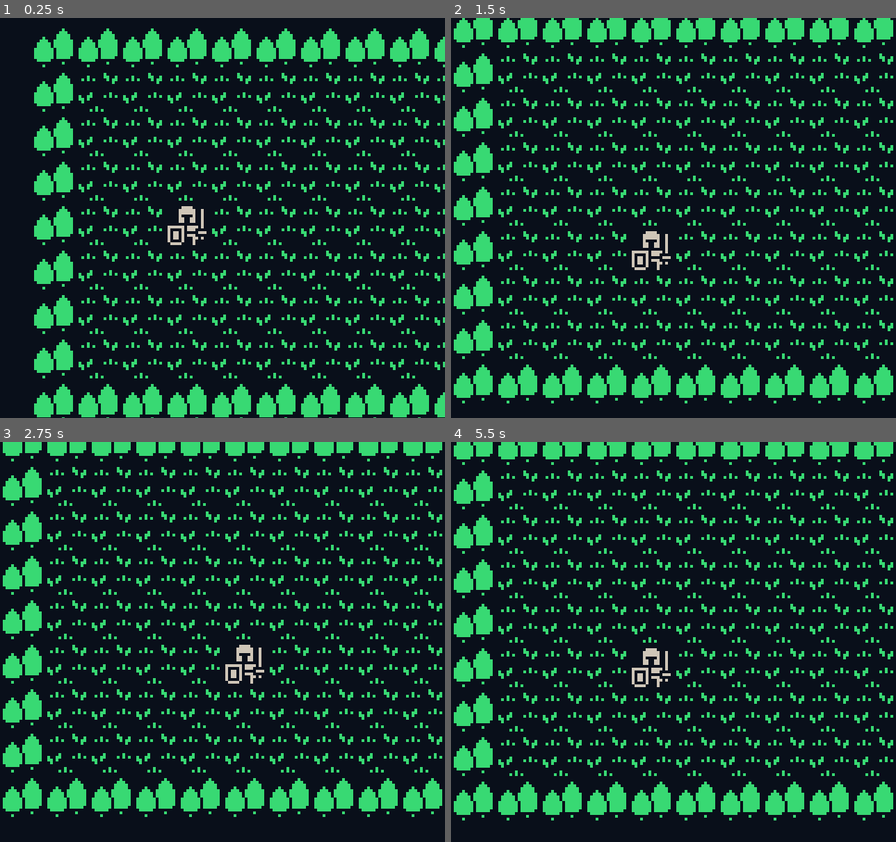
Above: before the commit, frames 1-4 (two rows, left to right).
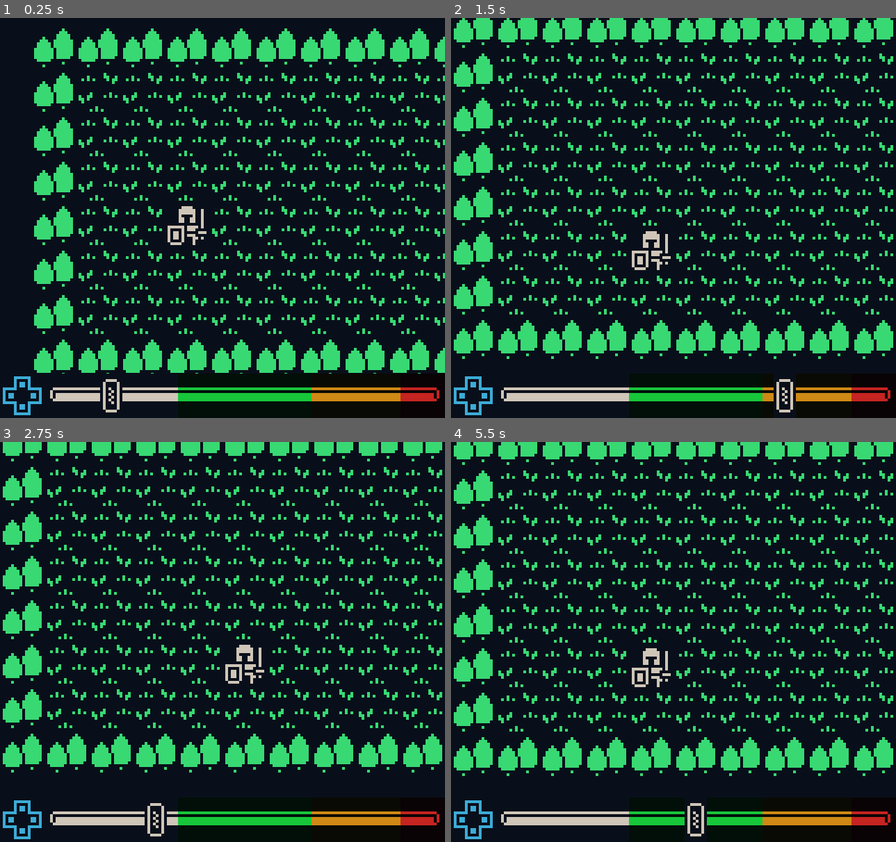
Above: after the commit, the same moments.

Repository: MCluck90/dungeon-dance-off
Game: Godot game, scene res://Main.tscn
Two runs of this game, one before a commit and one after it. Both use one fixed random seed, a clock stepped at 60 frames per second and the inputs below.
Inputs:
- Up to frame 1 (0.25 s): no input
- Up to frame 2 (1.5 s): hold Right (ui_right) 0.53-1.28 s; hold Down (ui_down) from 1.28 s (still down)
- Up to frame 3 (2.75 s): release Down (ui_down) at 2.03 s; hold Right (ui_right) from 2.03 s (still down)
- Up to frame 4 (5.5 s): release Right (ui_right) at 2.78 s; hold Up (ui_up) 2.78-3.53 s; hold Left (ui_left) 3.53-5.03 s; hold Down (ui_down) from 5.03 s (still down)

The runs differ from the first frame. In frame 1, 9.2% of the frame differs, in the area x 0-100%, y 80-100%; in frame 2, 10%; in frame 3, 11%, in the area x 0-100%, y 72-100%; in frame 4, 11%.

Commit message:
Add beat bar

Diff:
--- a/Levels/01.tscn
+++ b/Levels/01.tscn
@@ -166,29 +166,6 @@
 "shape_transform": Transform2D( 1, 0, 0, 1, 0, 0 )
 } ]
 8/z_index = 0
-9/name = "asset-pack.png 9"
-9/texture = ExtResource( 1 )
-9/tex_offset = Vector2( 0, 0 )
-9/modulate = Color( 1, 1, 1, 1 )
-9/region = Rect2( 256, 256, 48, 48 )
-9/tile_mode = 1
-9/autotile/bitmask_mode = 0
-9/autotile/bitmask_flags = [ Vector2( 0, 0 ), 256, Vector2( 0, 1 ), 260, Vector2( 0, 2 ), 4, Vector2( 1, 0 ), 320, Vector2( 1, 2 ), 5, Vector2( 2, 0 ), 64, Vector2( 2, 1 ), 65, Vector2( 2, 2 ), 1 ]
-9/autotile/icon_coordinate = Vector2( 1, 1 )
-9/autotile/tile_size = Vector2( 16, 16 )
-9/autotile/spacing = 0
-9/autotile/occluder_map = [  ]
-9/autotile/navpoly_map = [  ]
-9/autotile/priority_map = [  ]
-9/autotile/z_index_map = [  ]
-9/occluder_offset = Vector2( 0, 0 )
-9/navigation_offset = Vector2( 0, 0 )
-9/shape_offset = Vector2( 0, 0 )
-9/shape_transform = Transform2D( 1, 0, 0, 1, 0, 0 )
-9/shape_one_way = false
-9/shape_one_way_margin = 0.0
-9/shapes = [  ]
-9/z_index = 0
 
 [node name="Level01" type="Node2D"]
 
@@ -196,7 +173,7 @@
 tile_set = SubResource( 1 )
 cell_size = Vector2( 16, 16 )
 format = 1
-tile_data = PoolIntArray( 0, 4, 0, 1, 4, 0, 2, 4, 0, 3, 4, 0 …(1798 unchanged characters)…  0, 393235, 4, 0, 458752, 4, 0, 458753, 5, 0, 458754, 5, 0, 458755, 5, 0, 458756, 5, 0, 458757, 5, 0, 458758, 5, 0, 458759, 5, 0, 458760, 5, 0, 458761, 5, 0, 458762, 5, 0, 458763, 5, 0, 458764, 5, 0, 458765, 5, 0, 458766, 5, 0, 458767, 5, 0, 458768, 5, 0, 458769, 5, 0, 458770, 5, 0, 458771, 4, 0, 524288, 4, 0, 524289, 4, 0, 524290, 4, 0, 524291, 4, 0, 524292, 4, 0, 524293, 4, 0, 524294, 4, 0, 524295, 4, 0, 524296, 4, 0, 524297, 4, 0, 524298, 4, 0, 524299, 4, 0, 524300, 4, 0, 524301, 4, 0, 524302, 4, 0, 524303, 4, 0, 524304, 4, 0, 524305, 4, 0, 524306, 4, 0, 524307, 4, 0 )
+tile_data = PoolIntArray( 0, 4, 0, 1, 4, 0, 2, 4, 0, 3, 4, 0 …(1798 unchanged characters)…  0, 393235, 4, 0, 458752, 4, 0, 458753, 4, 0, 458754, 4, 0, 458755, 4, 0, 458756, 4, 0, 458757, 4, 0, 458758, 4, 0, 458759, 4, 0, 458760, 4, 0, 458761, 4, 0, 458762, 4, 0, 458763, 4, 0, 458764, 4, 0, 458765, 4, 0, 458766, 4, 0, 458767, 4, 0, 458768, 4, 0, 458769, 4, 0, 458770, 4, 0, 458771, 4, 0 )
 __meta__ = {
 "_edit_group_": true,
 "_edit_lock_": true
--- /dev/null
+++ b/Prefabs/BeatBar.tscn
@@ -0,0 +1,139 @@
+[gd_scene load_steps=5 format=2]
+
+[ext_resource path="res://asset-pack.png" type="Texture" id=1]
+[ext_resource path="res://Prefabs/SelectionBar.gd" type="Script" id=2]
+
+[sub_resource type="Shader" id=1]
+code = "shader_type canvas_item;
+
+void fragment() {
+	COLOR = texture(TEXTURE, UV);
+	// Hide the underlying tile
+	if (COLOR.a < 1.0) {
+		COLOR.r = 9.0 / 255.0;
+		COLOR.g = 15.0 / 255.0;
+		COLOR.b = 26.0 / 255.0;
+		COLOR.a = 1.0;
+	}
+}"
+
+[sub_resource type="ShaderMaterial" id=2]
+shader = SubResource( 1 )
+
+[node name="BeatBar" type="Node2D"]
+material = SubResource( 2 )
+
+[node name="Mode" type="Sprite" parent="."]
+use_parent_material = true
+texture = ExtResource( 1 )
+centered = false
+region_enabled = true
+region_rect = Rect2( 688, 160, 16, 16 )
+
+[node name="None" type="Node2D" parent="."]
+use_parent_material = true
+
+[node name="LeftEdge" type="Sprite" parent="None"]
+use_parent_material = true
+position = Vector2( 16, 0 )
+texture = ExtResource( 1 )
+centered = false
+region_enabled = true
+region_rect = Rect2( 304, 240, 16, 16 )
+
+[node name="Section1" type="Sprite" parent="None"]
+use_parent_material = true
+position = Vector2( 32, 0 )
+texture = ExtResource( 1 )
+centered = false
+region_enabled = true
+region_rect = Rect2( 320, 240, 16, 16 )
+
+[node name="Section2" type="Sprite" parent="None"]
+use_parent_material = true
+position = Vector2( 48, 0 )
+texture = ExtResource( 1 )
+centered = false
+region_enabled = true
+region_rect = Rect2( 320, 240, 16, 16 )
+
+[node name="Lower" type="Node2D" parent="."]
+use_parent_material = true
+
+[node name="Section1" type="Sprite" parent="Lower"]
+modulate = Color( 0.113725, 1, 0.313726, 1 )
+use_parent_material = true
+position = Vector2( 64, 0 )
+texture = ExtResource( 1 )
+centered = false
+region_enabled = true
+region_rect = Rect2( 320, 240, 16, 16 )
+
+[node name="Section2" type="Sprite" parent="Lower"]
+modulate = Color( 0.113725, 1, 0.313726, 1 )
+use_parent_material = true
+position = Vector2( 80, 0 )
+texture = ExtResource( 1 )
+centered = false
+region_enabled = true
+region_rect = Rect2( 320, 240, 16, 16 )
+
+[node name="Section3" type="Sprite" parent="Lower"]
+modulate = Color( 0.113725, 1, 0.313726, 1 )
+use_parent_material = true
+position = Vector2( 96, 0 )
+texture = ExtResource( 1 )
+centered = false
+region_enabled = true
+region_rect = Rect2( 320, 240, 16, 16 )
+
+[node name="Middle" type="Node2D" parent="."]
+use_parent_material = true
+
+[node name="Section1" type="Sprite" parent="Middle"]
+modulate = Color( 1, 0.694118, 0.113725, 1 )
+use_parent_material = true
+position = Vector2( 112, 0 )
+texture = ExtResource( 1 )
+centered = false
+region_enabled = true
+region_rect = Rect2( 320, 240, 16, 16 )
+
+[node name="Section2" type="Sprite" parent="Middle"]
+modulate = Color( 1, 0.694118, 0.113725, 1 )
+use_parent_material = true
+position = Vector2( 128, 0 )
+texture = ExtResource( 1 )
+centered = false
+region_enabled = true
+region_rect = Rect2( 320, 240, 16, 16 )
+
+[node name="Upper" type="Node2D" parent="."]
+use_parent_material = true
+
+[node name="RightEdge" type="Sprite" parent="Upper"]
+modulate = Color( 0.952941, 0.180392, 0.180392, 1 )
+use_parent_material = true
+position = Vector2( 160, 0 )
+rotation = 3.14159
+scale = Vector2( 1, -1 )
+texture = ExtResource( 1 )
+centered = false
+region_enabled = true
+region_rect = Rect2( 304, 240, 16, 16 )
+
+[node name="SelectionBar" type="Sprite" parent="."]
+use_parent_material = true
+position = Vector2( 16, 0 )
+z_index = 1
+texture = ExtResource( 1 )
+centered = false
+offset = Vector2( 4, 0 )
+region_enabled = true
+region_rect = Rect2( 340, 240, 8, 16 )
+script = ExtResource( 2 )
+
+[node name="Timer" type="Timer" parent="SelectionBar"]
+wait_time = 0.25
+autostart = true
+[connection signal="timeout" from="SelectionBar/Timer" to="SelectionBar" method="_on_Timer_timeout"]
--- a/Prefabs/Player.tscn
+++ b/Prefabs/Player.tscn
@@ -1,7 +1,8 @@
-[gd_scene load_steps=6 format=2]
+[gd_scene load_steps=7 format=2]
 
 [ext_resource path="res://asset-pack.png" type="Texture" id=1]
 [ext_resource path="res://Scripts/Player.gd" type="Script" id=2]
+[ext_resource path="res://Prefabs/BeatBar.tscn" type="PackedScene" id=3]
 
 [sub_resource type="Shader" id=2]
 code = "shader_type canvas_item;
@@ -50,3 +51,8 @@
 limit_smoothed = true
 smoothing_enabled = true
 smoothing_speed = 4.0
+
+[node name="CanvasLayer" type="CanvasLayer" parent="Camera2D"]
+
+[node name="BeatBar" parent="Camera2D/CanvasLayer" instance=ExtResource( 3 )]
+position = Vector2( 0, 128 )
--- /dev/null
+++ b/Prefabs/SelectionBar.gd
@@ -0,0 +1,21 @@
+extends Sprite
+
+
+# Declare member variables here. Examples:
+# var a = 2
+# var b = "text"
+
+
+# Called when the node enters the scene tree for the first time.
+func _ready():
+	pass # Replace with function body.
+
+
+# Called every frame. 'delta' is the elapsed time since the previous frame.
+func _process(delta):
+	pass
+
+func _on_Timer_timeout():
+	position.x += 16
+	if position.x >= 160:
+		position.x = 16
